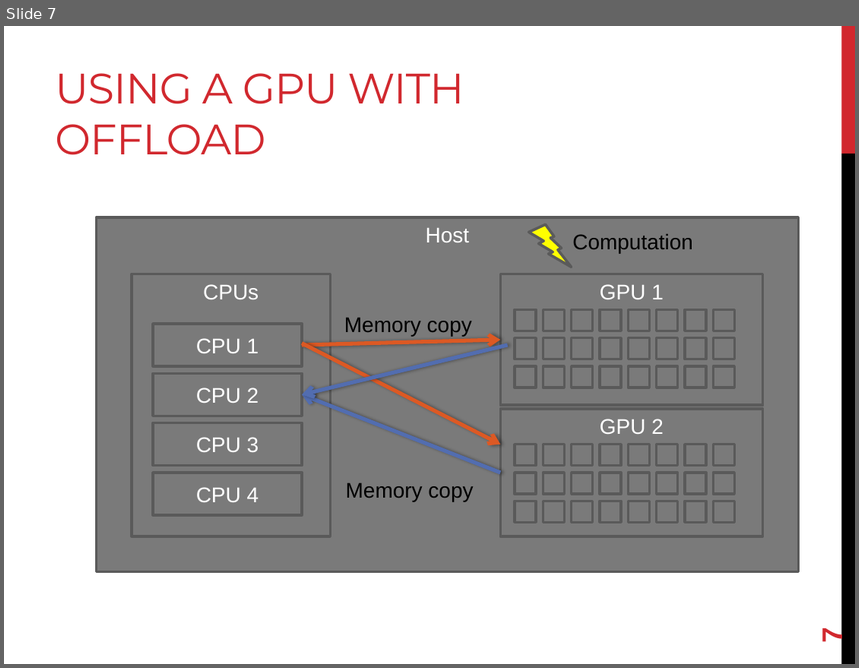
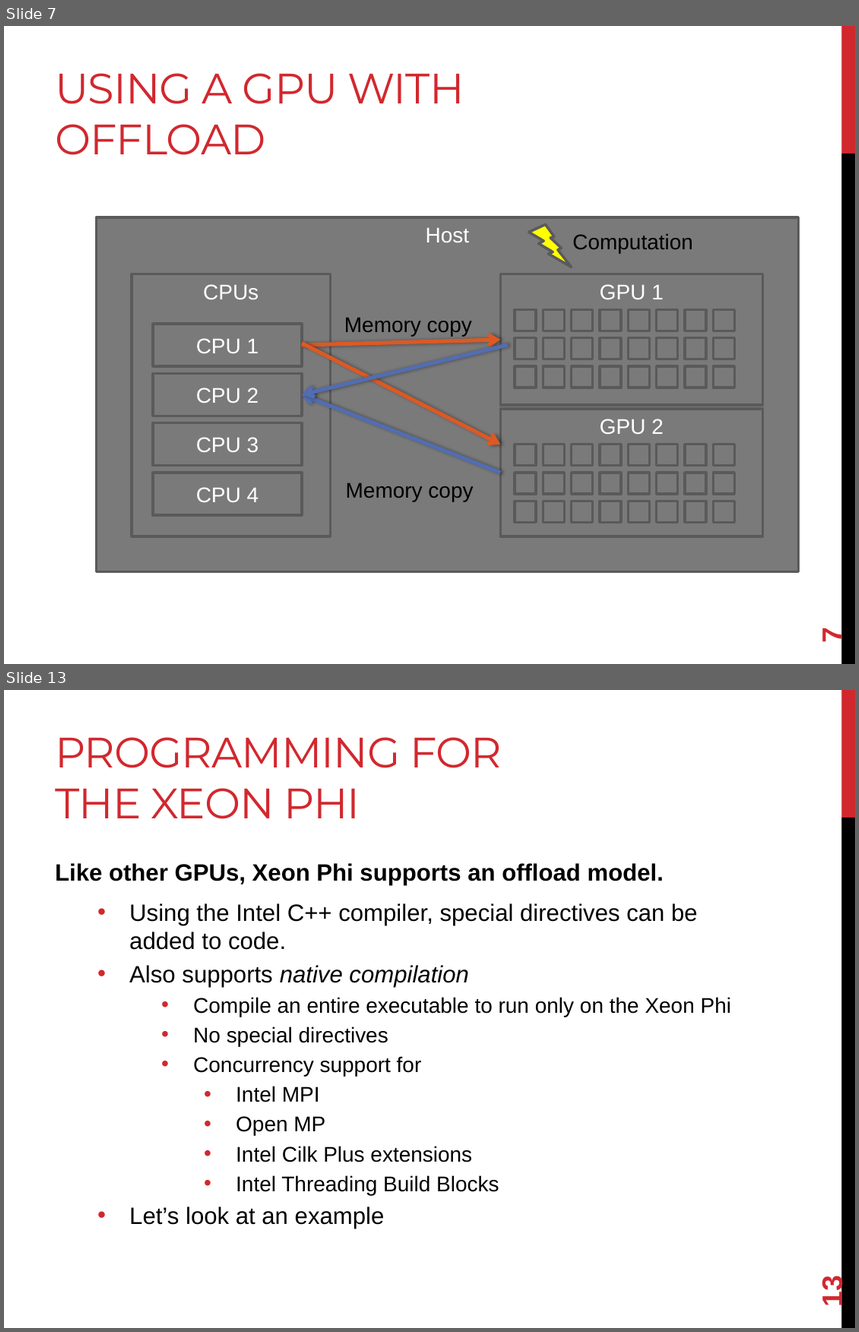
Before and after one commit to joshpeterson/DevelopingConcurrentSoftware, a slide deck: Lectures/Hybrid Concurrency/Hybrid Concurrency.pptx. Shown one above the other, each under a label of ours: slide 7 before the commit, slides 7 and 13 after it; the slides between them are not shown. The pictures are 859x668 and 859x1332 pixels, drawn with LibreOffice and Linux fonts; fonts in the diff are those of the drawing. Boxes give left, top, right and bottom in pixels: in the first picture for what was removed or moved away, otherwise in the second. Text is boxed around its words. In the diff, an @@ line names an element or a change of style, - is before the commit and + after.

Commit message:
Complete hybrid concurrency lecture.

```diff
--- a/Lectures/Hybrid Concurrency/Hybrid Concurrency.pptx
+++ b/Lectures/Hybrid Concurrency/Hybrid Concurrency.pptx
@@ slide 13 added at (x1=4, y1=690, x2=855, y2=1328), background #FFFFFF; not listed: 2 template elements that a slide beside it also shows @@
@@ title added at (x1=55, y1=737, x2=503, y2=819), 36 pt, text #D1282E @@
+PROGRAMMING FOR THE XEON PHI
@@ text added at (x1=55, y1=863, x2=731, y2=1229), 20 pt, text #000000 @@
+Like other GPUs, Xeon Phi supports an offload model.
+  • Using the Intel C++ compiler, special directives can be added to code.
+  • Also supports native compilation
+    • Compile an entire executable to run only on the Xeon Phi
+    • No special directives
+    • Concurrency support for
+      • Intel MPI
+      • Open MP
+      • Intel Cilk Plus extensions
+      • Intel Threading Build Blocks
+  • Let’s look at an example
@@ page number added at (x1=816, y1=1279, x2=848, y2=1306), 24 pt, text #D1282E, bold @@
+13
```
Also in this commit, not shown: 3 slides changed, 11 other slides added.
